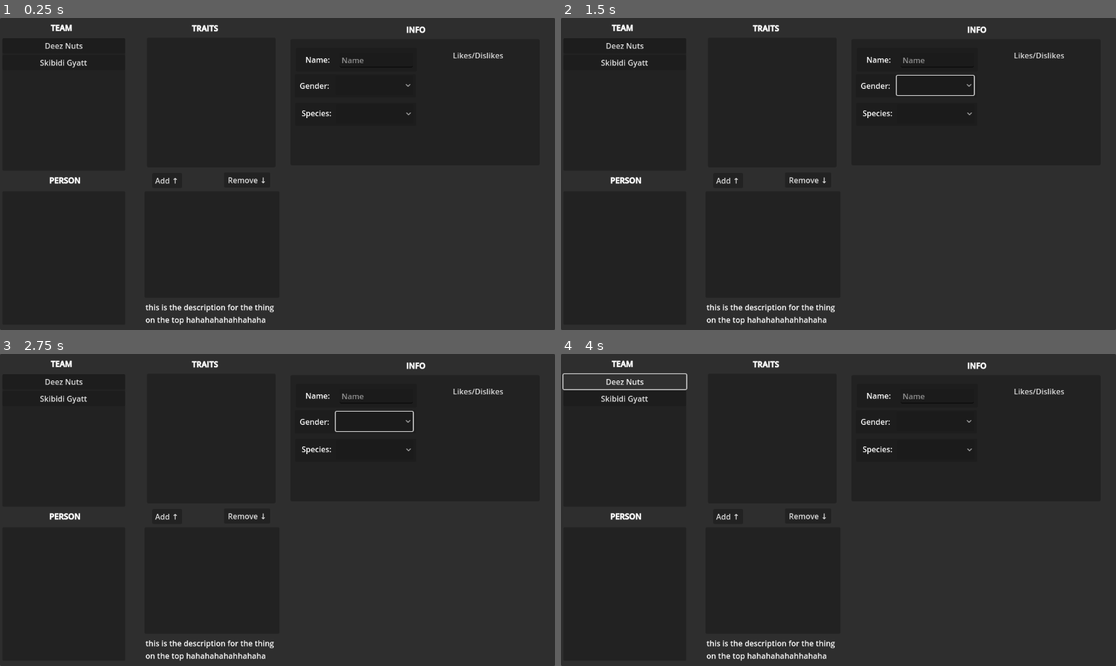
Above: before the commit, frames 1-4 (two rows, left to right).
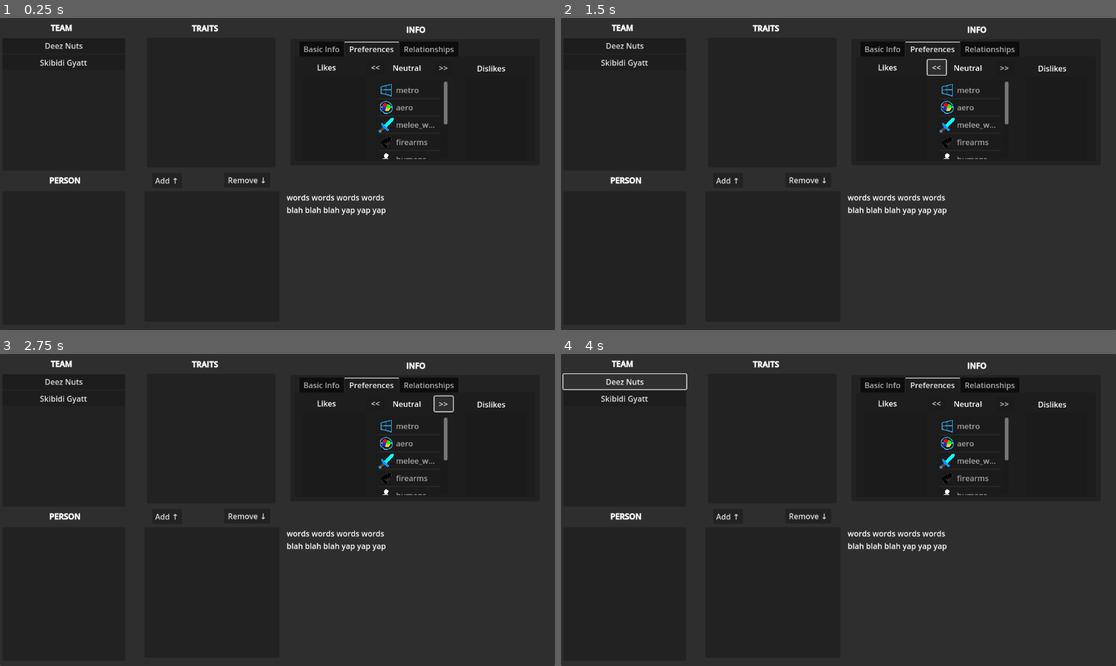
Above: after the commit, the same moments.

Repository: pivinx1/the-progressbar-games
Game: Godot game, scene res://main.tscn
The game is run twice, just before and just after one commit, with the same random seed, the same clock (stepped at 60 frames per second) and the same inputs.
Inputs (mouse positions are in pixels of both pictures, inside the frame that each line leads up to):
- Up to frame 1 (0.25 s): no input
- Up to frame 2 (1.5 s): click (932, 86) at 0.52 s; click (938, 67) at 1.25 s, where only the run after the commit has a clickable "<<"
- Up to frame 3 (2.75 s): click (444, 403) at 2 s, where only the run after the commit has a clickable ">>"
- Up to frame 4 (4 s): click (1038, 391) at 2.75 s, where only the run before the commit has a clickable "Likes/Dislikes"; click "Deez Nuts" at 3.5 s

The runs differ from the first frame. In frame 1, 2.1% of the frame differs, in the area x 26-91%, y 7-99%; in frame 2, 2.2%; in frame 3, 2.3%; in frame 4, 2.1%.

Commit message:
more info page stuff

Diff:
--- a/main.tscn
+++ b/main.tscn
@@ -8,6 +8,10 @@
 [ext_resource type="Texture2D" uid="uid://bkjmqf5tm7bir" path="res://images/catperson.png" id="6_l56d8"]
 [ext_resource type="Texture2D" uid="uid://dnnu82chyhdiy" path="res://images/furry.png" id="7_7fwap"]
 [ext_resource type="Texture2D" uid="uid://dgohcvosvnhwf" path="res://images/proto.png" id="8_mwu7c"]
+[ext_resource type="Texture2D" uid="uid://xmxpsjdtfclu" path="res://images/metro_fuck_yeah.png" id="9_d8h0m"]
+[ext_resource type="Texture2D" uid="uid://dgoc61l8cjudm" path="res://images/ew_aero.png" id="10_47ptm"]
+[ext_resource type="Texture2D" uid="uid://cti1n8v1jmei3" path="res://images/diamond_sword.png" id="11_44wdu"]
+[ext_resource type="Texture2D" uid="uid://ckhnaq3ycg7mx" path="res://images/gun.png" id="12_wce2d"]
 
 [sub_resource type="GDScript" id="GDScript_4jmkf"]
 script/source = "extends OptionButton
@@ -102,7 +106,7 @@
 offset_left = 300.0
 offset_top = 360.0
 offset_right = 580.0
-offset_bottom = -67.0
+offset_bottom = -17.0
 grow_vertical = 2
 
 [node name="VBoxContainer" type="VBoxContainer" parent="Panel/UnselectedTraits"]
@@ -123,14 +127,31 @@
 offset_bottom = -342.0
 grow_vertical = 2
 
-[node name="NamePanel" type="Panel" parent="Panel/InfoPanel"]
-layout_mode = 0
-offset_left = 11.0
-offset_top = 18.0
-offset_right = 262.0
-offset_bottom = 67.0
-
-[node name="LineEdit" type="LineEdit" parent="Panel/InfoPanel/NamePanel"]
+[node name="TabContainer" type="TabContainer" parent="Panel/InfoPanel"]
+layout_mode = 1
+anchors_preset = 15
+anchor_right = 1.0
+anchor_bottom = 1.0
+offset_left = 9.0
+offset_top = 5.0
+offset_right = -10.0
+offset_bottom = -9.0
+grow_horizontal = 2
+grow_vertical = 2
+current_tab = 1
+
+[node name="Basic Info" type="Control" parent="Panel/InfoPanel/TabContainer"]
+visible = false
+layout_mode = 2
+
+[node name="NamePanel" type="Panel" parent="Panel/InfoPanel/TabContainer/Basic Info"]
+layout_mode = 0
+offset_left = 132.0
+offset_top = 3.0
+offset_right = 383.0
+offset_bottom = 52.0
+
+[node name="LineEdit" type="LineEdit" parent="Panel/InfoPanel/TabContainer/Basic Info/NamePanel"]
 layout_mode = 0
 offset_left = 91.0
 offset_top = 10.0
@@ -138,7 +159,7 @@
 offset_bottom = 41.0
 placeholder_text = "Name"
 
-[node name="Label" type="Label" parent="Panel/InfoPanel/NamePanel"]
+[node name="Label" type="Label" parent="Panel/InfoPanel/TabContainer/Basic Info/NamePanel"]
 layout_mode = 0
 offset_left = 20.0
 offset_top = 13.0
@@ -146,13 +167,14 @@
 offset_bottom = 40.0
 text = "Name:"
 
-[node name="GenderPanel" type="Panel" parent="Panel/InfoPanel"]
-offset_left = 9.0
-offset_top = 73.0
-offset_right = 260.0
-offset_bottom = 121.0
-
-[node name="Label" type="Label" parent="Panel/InfoPanel/GenderPanel"]
+[node name="GenderPanel" type="Panel" parent="Panel/InfoPanel/TabContainer/Basic Info"]
+layout_mode = 0
+offset_left = 127.0
+offset_top = 56.0
+offset_right = 378.0
+offset_bottom = 104.0
+
+[node name="Label" type="Label" parent="Panel/InfoPanel/TabContainer/Basic Info/GenderPanel"]
 layout_mode = 0
 offset_left = 10.0
 offset_top = 12.0
@@ -160,7 +182,7 @@
 offset_bottom = 39.0
 text = "Gender:"
 
-[node name="OptionButton" type="OptionButton" parent="Panel/InfoPanel/GenderPanel"]
+[node name="OptionButton" type="OptionButton" parent="Panel/InfoPanel/TabContainer/Basic Info/GenderPanel"]
 layout_mode = 0
 offset_left = 85.0
 offset_top = 3.0
@@ -178,13 +200,14 @@
 popup/item_2/id = 2
 script = SubResource("GDScript_4jmkf")
 
-[node name="SpeciesPanel" type="Panel" parent="Panel/InfoPanel"]
-offset_left = 10.0
-offset_top = 132.0
-offset_right = 261.0
-offset_bottom = 180.0
-
-[node name="Label" type="Label" parent="Panel/InfoPanel/SpeciesPanel"]
+[node name="SpeciesPanel" type="Panel" parent="Panel/InfoPanel/TabContainer/Basic Info"]
+layout_mode = 0
+offset_left = 130.0
+offset_top = 124.0
+offset_right = 381.0
+offset_bottom = 172.0
+
+[node name="Label" type="Label" parent="Panel/InfoPanel/TabContainer/Basic Info/SpeciesPanel"]
 layout_mode = 0
 offset_left = 13.0
 offset_top = 10.0
@@ -192,7 +215,7 @@
 offset_bottom = 37.0
 text = "Species:"
 
-[node name="OptionButton" type="OptionButton" parent="Panel/InfoPanel/SpeciesPanel"]
+[node name="OptionButton" type="OptionButton" parent="Panel/InfoPanel/TabContainer/Basic Info/SpeciesPanel"]
 layout_mode = 0
 offset_left = 85.0
 offset_top = 3.0
@@ -213,13 +236,89 @@
 popup/item_3/id = 3
 script = SubResource("GDScript_4jmkf")
 
-[node name="LikesAndDislikes" type="MenuButton" parent="Panel/InfoPanel"]
-layout_mode = 0
-offset_left = 333.0
-offset_top = 18.0
-offset_right = 446.0
-offset_bottom = 49.0
-text = "Likes/Dislikes"
+[node name="Preferences" type="Control" parent="Panel/InfoPanel/TabContainer"]
+layout_mode = 2
+
+[node name="Likes" type="ItemList" parent="Panel/InfoPanel/TabContainer/Preferences"]
+layout_mode = 0
+offset_left = 16.0
+offset_top = 41.0
+offset_right = 148.0
+offset_bottom = 216.0
+
+[node name="Dislikes" type="ItemList" parent="Panel/InfoPanel/TabContainer/Preferences"]
+layout_mode = 0
+offset_left = 355.0
+offset_top = 42.0
+offset_right = 480.0
+offset_bottom = 215.0
+
+[node name="Neutral" type="ItemList" parent="Panel/InfoPanel/TabContainer/Preferences"]
+offset_left = 168.0
+offset_top = 48.0
+offset_right = 317.0
+offset_bottom = 213.0
+item_count = 8
+item_0/text = "metro"
+item_0/icon = ExtResource("9_d8h0m")
+item_1/text = "aero"
+item_1/icon = ExtResource("10_47ptm")
+item_2/text = "melee_weapons"
+item_2/icon = ExtResource("11_44wdu")
+item_3/text = "firearms"
+item_3/icon = ExtResource("12_wce2d")
+item_4/text = "humans"
+item_4/icon = ExtResource("5_lwbbt")
+item_5/text = "catpeople"
+item_5/icon = ExtResource("6_l56d8")
+item_6/text = "furries"
+item_6/icon = ExtResource("7_7fwap")
+item_7/text = "protogens"
+item_7/icon = ExtResource("8_mwu7c")
+
+[node name="Left" type="Button" parent="Panel/InfoPanel/TabContainer/Preferences"]
+layout_mode = 0
+offset_left = 149.0
+offset_top = 7.0
+offset_right = 187.0
+offset_bottom = 38.0
+text = "<<"
+
+[node name="Right" type="Button" parent="Panel/InfoPanel/TabContainer/Preferences"]
+layout_mode = 0
+offset_left = 290.0
+offset_top = 8.0
+offset_right = 328.0
+offset_bottom = 39.0
+text = ">>"
+
+[node name="Label" type="Label" parent="Panel/InfoPanel/TabContainer/Preferences"]
+layout_mode = 0
+offset_left = 203.0
+offset_top = 12.0
+offset_right = 262.0
+offset_bottom = 35.0
+text = "Neutral"
+
+[node name="Label2" type="Label" parent="Panel/InfoPanel/TabContainer/Preferences"]
+layout_mode = 0
+offset_left = 46.0
+offset_top = 11.0
+offset_right = 105.0
+offset_bottom = 34.0
+text = "Likes"
+
+[node name="Label3" type="Label" parent="Panel/InfoPanel/TabContainer/Preferences"]
+layout_mode = 0
+offset_left = 378.0
+offset_top = 13.0
+offset_right = 438.0
+offset_bottom = 36.0
+text = "Dislikes"
+
+[node name="Relationships" type="Control" parent="Panel/InfoPanel/TabContainer"]
+visible = false
+layout_mode = 2
 
 [node name="TeamText" type="RichTextLabel" parent="Panel"]
 layout_mode = 0
@@ -275,9 +374,9 @@
 
 [node name="Label" type="Label" parent="Panel"]
 layout_mode = 0
-offset_left = 302.0
-offset_top = 589.0
-offset_right = 586.0
-offset_bottom = 648.0
-text = "this is the description for the thing on the top hahahahahahhahaha"
+offset_left = 595.0
+offset_top = 361.0
+offset_right = 829.0
+offset_bottom = 631.0
+text = "words words words words blah blah blah yap yap yap"
 autowrap_mode = 3
--- a/project.godot
+++ b/project.godot
@@ -15,6 +15,10 @@
 config/features=PackedStringArray("4.2", "GL Compatibility")
 config/icon="res://icon.svg"
 
+[display]
+
+window/subwindows/embed_subwindows=false
+
 [rendering]
 
 renderer/rendering_method="gl_compatibility"
Binary file added: images/diamond_sword.png
Not shown, added: images/diamond_sword.png.import
Binary file added: images/ew_aero.png
Not shown, added: images/ew_aero.png.import
Binary file added: images/gun.png
Not shown, added: images/gun.png.import
Binary file added: images/metro_fuck_yeah.png
Not shown, added: images/metro_fuck_yeah.png.import
Not shown: 1 places in main.tscn that only renumber resources
